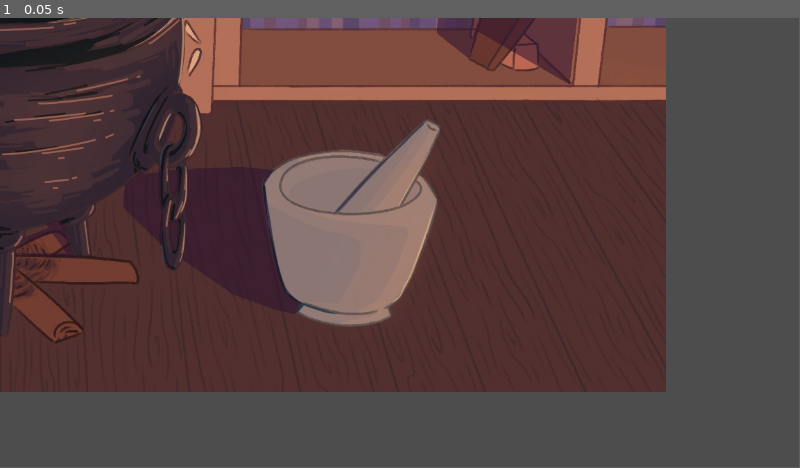
Above: before the commit, frame 1.
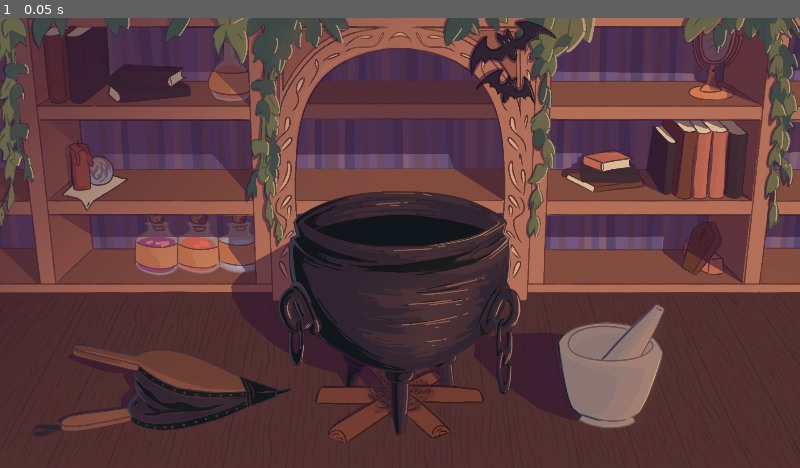
Above: after the commit, the same moment.

Repository: ZwergB/Sand_Witch
Game: Godot game, scene res://global.tscn
Two runs of this game, one before a commit and one after it. Both use one fixed random seed, a clock stepped at 60 frames per second and the inputs below.
Inputs:
- Up to frame 1 (0.05 s): no input
In our replay, the window is 799x449 before the commit and 800x450 after it. These sizes can differ from the game's own. Grey fills any space a smaller window leaves; there, only what the larger window draws over its background counts as a difference.

The runs differ from the first frame. In frame 1, 78% of the frame differs, in the area x 0-100%, y 0-100%.

Commit message:
ui cancel

Diff:
--- a/global.gd
+++ b/global.gd
@@ -29,4 +29,5 @@
 
 # Called every frame. 'delta' is the elapsed time since the previous frame.
 func _process(delta):
-	pass
+	if Input.is_action_pressed("ui_cancel"):
+		get_tree().quit()
--- a/global.tscn
+++ b/global.tscn
@@ -1,8 +1,6 @@
 [gd_scene load_steps=4 format=3 uid="uid://cixomavwldddw"]
 
 [ext_resource type="Script" path="res://global.gd" id="1_8y5fg"]
-[ext_resource type="PackedScene" path="res://outside.tscn" id="2_iouhe"]
-[ext_resource type="PackedScene" uid="uid://7f0c5075mi8c" path="res://inside.tscn" id="2_vp58w"]
 [ext_resource type="PackedScene" uid="uid://bxm53uj0wdlb2" path="res://outside.tscn" id="2_iouhe"]
 [ext_resource type="PackedScene" path="res://inside.tscn" id="2_vp58w"]
 
@@ -12,3 +10,5 @@
 [node name="outside" parent="." instance=ExtResource("2_iouhe")]
 
 [node name="inside" parent="." instance=ExtResource("2_vp58w")]
+
+[node name="Camera2D" type="Camera2D" parent="."]
--- a/project.godot
+++ b/project.godot
@@ -14,3 +14,11 @@
 run/main_scene="res://global.tscn"
 config/features=PackedStringArray("4.1", "Forward Plus")
 config/icon="res://icon.svg"
+
+[display]
+
+window/size/viewport_width=1920
+window/size/viewport_height=1080
+window/size/mode=3
+window/size/borderless=true
+window/stretch/mode="canvas_items"
